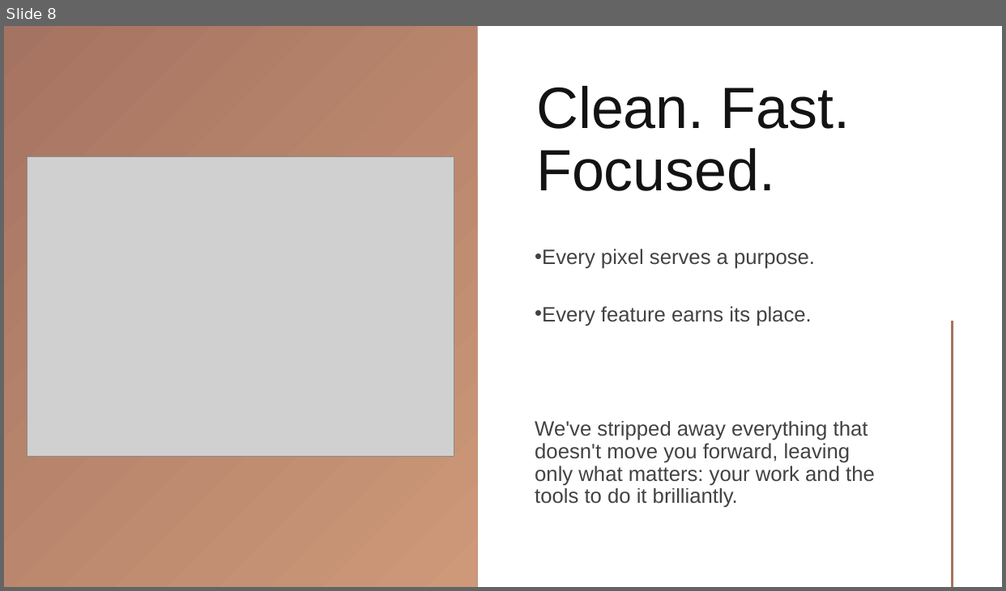
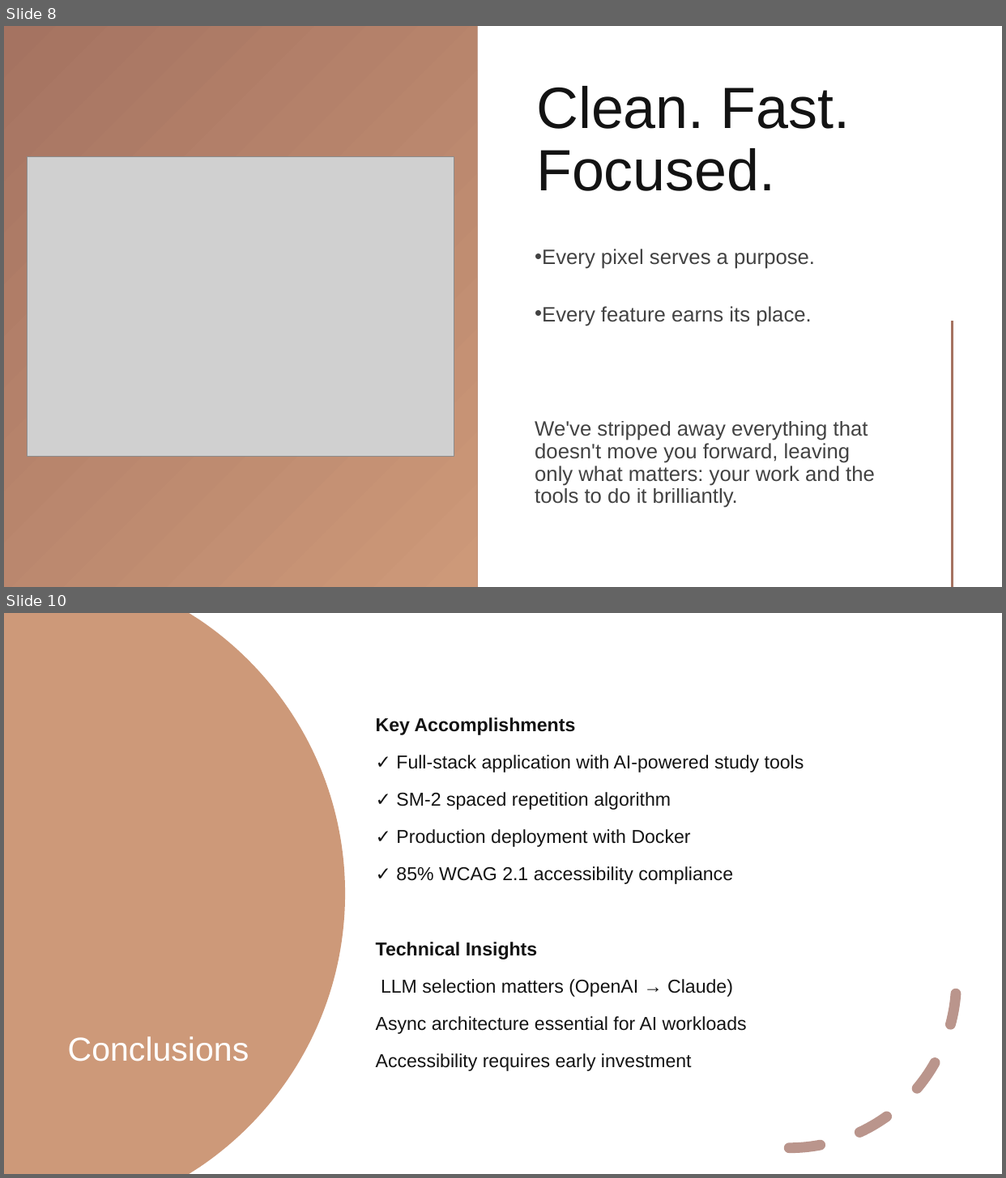
Before and after one commit to chriswil/cpsc8740-final, a slide deck: docs/presentation-chris-williams.pptx. Shown one above the other, each under a label of ours: slide 8 before the commit, slides 8 and 10 after it; the slides between them are not shown. The pictures are 1006x591 and 1006x1178 pixels, drawn with LibreOffice and Linux fonts; fonts in the diff are those of the drawing; grey boxes stand for pictures. Boxes give left, top, right and bottom in pixels: in the first picture for what was removed or moved away, otherwise in the second. Text is boxed around its words. In the diff, an @@ line names an element or a change of style, - is before the commit and + after.

```diff
--- a/docs/presentation-chris-williams.pptx
+++ b/docs/presentation-chris-williams.pptx
@@ slide 10 added at [4, 613, 1002, 1174], background #FFFFFF @@
@@ freeform shape added at [4, 613, 345, 1174], fill #CD9979 @@
@@ text added at [376, 717, 804, 1071], 18 pt, text #131313 @@
+Key Accomplishments
+✓ Full-stack application with AI-powered study tools
+✓ SM-2 spaced repetition algorithm
+✓ Production deployment with Docker
+✓ 85% WCAG 2.1 accessibility compliance
+Technical Insights
+LLM selection matters (OpenAI → Claude)
+Async architecture essential for AI workloads
+Accessibility requires early investment
@@ arc (boxed as its full ellipse) added at [622, 815, 957, 1149], outline #BA958C 10 pt dashed @@
@@ title added at [68, 1037, 249, 1062], 32 pt, text #FFFFFF @@
+Conclusions
```
Also in this commit, not shown: 3 slides changed, 2 other slides added, 2 other files.
